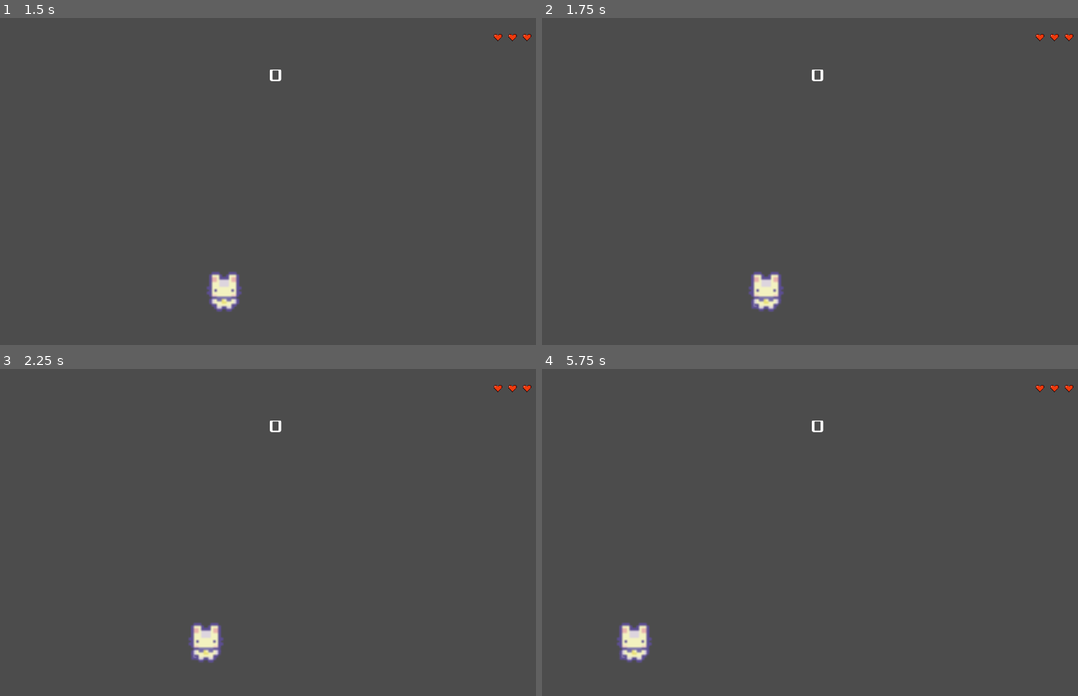
Above: before the commit, frames 1-4 (two rows, left to right).
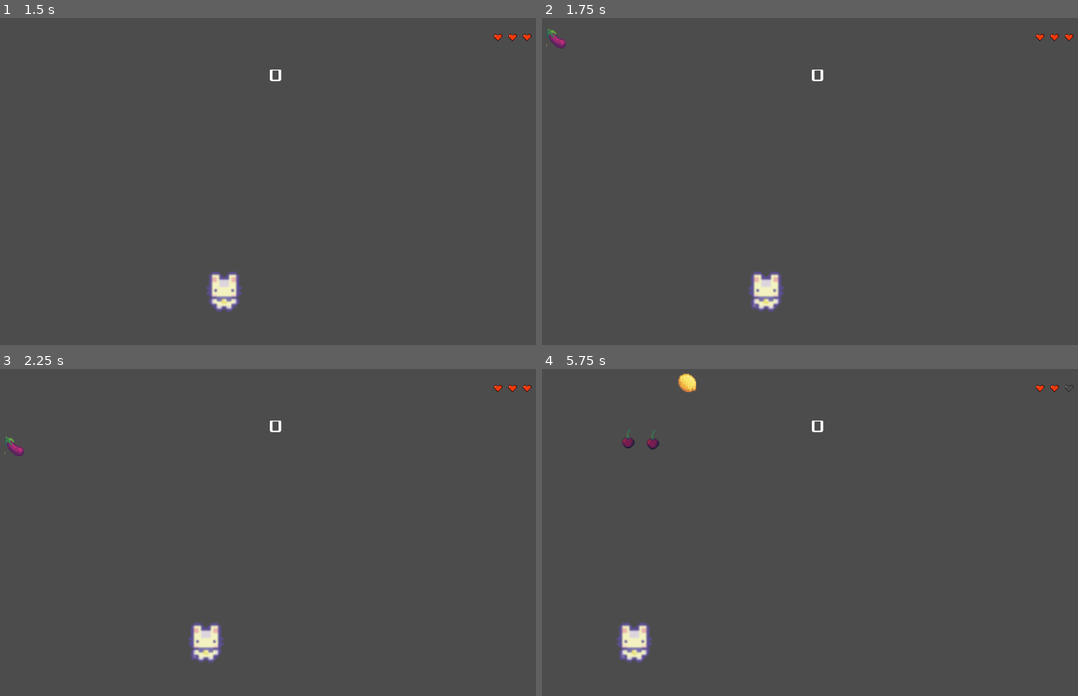
Above: after the commit, the same moments.

Repository: ColinKYuen/BQ-Game-Jam
Game: Godot game, scene res://Scenes/Main.tscn
The game is run twice, just before and just after one commit, with the same random seed, the same clock (stepped at 60 frames per second) and the same inputs.
Inputs:
- Up to frame 1 (1.5 s): click "Start" at 0.5 s; tap Enter at 1.25 s; hold D (move_right) from 1.28 s (still down)
- Up to frame 2 (1.75 s): keep holding D (move_right)
- Up to frame 3 (2.25 s): release D (move_right) at 2.03 s; hold Left (move_left) from 2.03 s (still down)
- Up to frame 4 (5.75 s): release Left (move_left) at 2.78 s; hold D (move_right) 2.78-4.28 s; hold Left (move_left) from 4.28 s (still down)

Frame 1 is identical in both runs. In frame 2, 0.1% of the frame differs, in the area x 0-5%, y 3-10%; in frame 3, 0.1%; in frame 4, 0.3%, in the area x 14-100%, y 1-25%.
Error before the commit: Parse Error: The identifier "spawn_fruit" isn't declared in the current scope. (res://Scripts/Main.gd:56)

Commit message:
special fruit logic
* missing logic for changing lives

Diff:
--- a/Scenes/BadFruit.tscn
+++ b/Scenes/BadFruit.tscn
@@ -4,7 +4,7 @@
 [ext_resource path="res://art/Fruit+.png" type="Texture" id=2]
 
 [sub_resource type="RectangleShape2D" id=1]
-extents = Vector2( 6, 7.5 )
+extents = Vector2( 30.5, 29.5 )
 
 [node name="BadFruit" type="Area2D"]
 scale = Vector2( 4, 1 )
--- a/Scenes/SpecialFruit.tscn
+++ b/Scenes/SpecialFruit.tscn
@@ -6,15 +6,15 @@
 [sub_resource type="RectangleShape2D" id=1]
 extents = Vector2( 30.5, 29.5 )
 
-[node name="BadFruit" type="Area2D"]
+[node name="SpecialFruit" type="Area2D"]
+scale = Vector2( 4, 4 )
 script = ExtResource( 1 )
 
 [node name="Hitbox" type="CollisionShape2D" parent="."]
-position = Vector2( -1.5, 0.5 )
 shape = SubResource( 1 )
 
 [node name="Sprite" type="Sprite" parent="."]
 texture = ExtResource( 2 )
 hframes = 38
 vframes = 6
-frame = 21
+frame = 189
--- a/Scripts/Fruit.gd
+++ b/Scripts/Fruit.gd
@@ -6,6 +6,7 @@
 var duration: int = 1000
 var velocity
 var is_good_fruit: bool = true # Can be set on obj init
+var is_special_fruit: bool = false
 
 func _ready():
 	connect("body_entered", self, "_on_body_entered")
@@ -18,6 +19,9 @@
 
 func _on_body_entered(body):
 	if body.is_in_group("Player"):
+		if is_special_fruit:
+			print("Special fruit collected")
+			emit_signal("special_fruit_collected")
 		if is_good_fruit:
 			print("Fruit collected")
 			emit_signal("fruit_collected")
@@ -30,3 +34,6 @@
 
 func set_bad_fruit():
 	self.is_good_fruit = false
+
+func set_special_fruit():
+	self.is_special_fruit = true
--- a/Scripts/HUD.gd
+++ b/Scripts/HUD.gd
@@ -23,6 +23,10 @@
 func _on_MessageTimer_timeout():
 	$Message.hide()
 
+func _on_HUD_special_fruit_collected():
+	print("current lives: " + str(lives + 1))
+	lives = lives + 1
+
 func _on_HUD_fruit_collected():
 	print("current score: " + str(int($Score.text) + 1))
 	$Score.text = str(int($Score.text) + 1)
--- a/Scripts/Main.gd
+++ b/Scripts/Main.gd
@@ -36,12 +36,12 @@
 
 func spawn(location: float, speed: float, fruit_chance: float):
 	#TODO: fix array index 0 throwing error
-	var fruit
+	var spawn_fruit
 	if fruit_chance <= special_fruit_chance:
 	# logic: if fruit_chance <= special_fruit_chance,
 	# then produce special fruit
-		fruit = obj_special_fruit.instance()
-		fruit.set_special_fruit();
+		spawn_fruit = obj_special_fruit.instance()
+		spawn_fruit.set_special_fruit();
 	elif fruit_chance > bad_fruit_chance:
 	# logic: if fruit_chance > bad_fruit_chance,
 	# then produce normal fruit
@@ -60,9 +60,17 @@
 	spawn_fruit.position = self.position + Vector2(spawn_location, 0)
 	get_parent().add_child(spawn_fruit)
 
-	if fruit_chance > bad_fruit_chance:
+	if fruit_chance <= special_fruit_chance:
+	# logic: if fruit_chance <= special_fruit_chance,
+	# then produce special fruit
+		spawn_fruit.connect("special_fruit_collected", $HUD, "_on_HUD_special_fruit_collected")
+	elif fruit_chance > bad_fruit_chance:
+	# logic: if fruit_chance > bad_fruit_chance,
+	# then produce normal fruit
 		spawn_fruit.connect("fruit_collected", $HUD, "_on_HUD_fruit_collected")
 	else:
+	# logic: if fruit_chance <= bad_fruit_chance,
+	# then produce bad fruit
 		spawn_fruit.connect("fruit_hit", $HUD, "_on_HUD_fruit_hit")
 
 func game_over():
